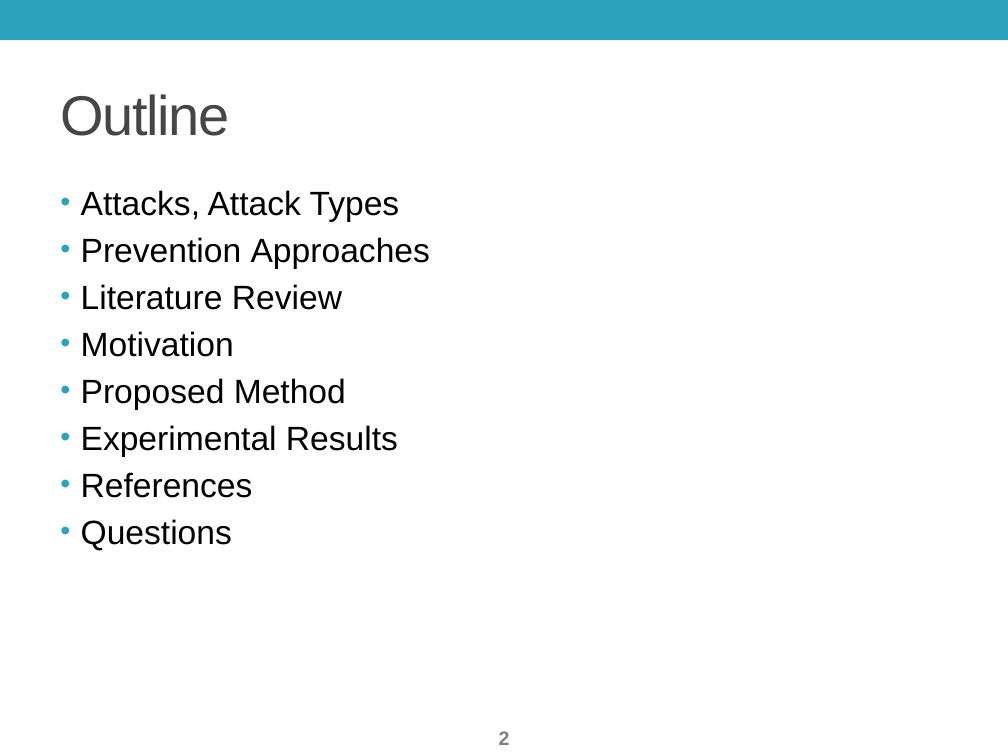
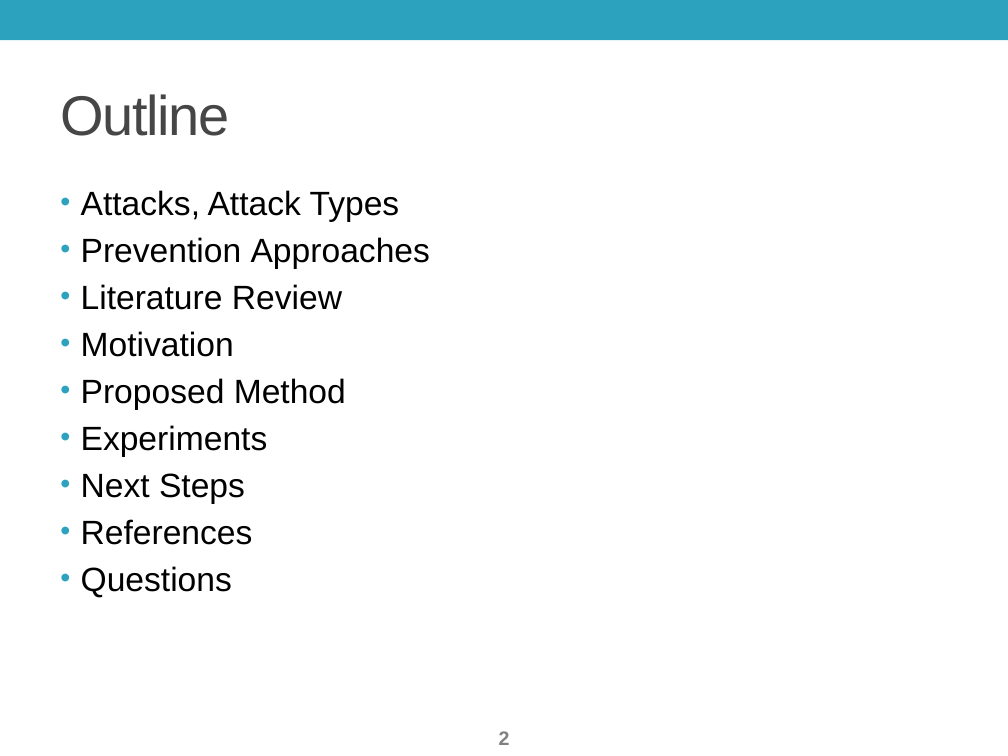
Before and after one commit to onurkocak/IPScore, a slide deck: slide 2 of Presentation/Presentation.pptx. Drawn at 1008x756 pixels with LibreOffice and Linux fonts; fonts in the diff are those of the drawing; background and template pictures are left out. Boxes give left, top, right and bottom in pixels: in the first picture for what was removed or moved away, otherwise in the second. Text is boxed around its words. In the diff, an @@ line names an element or a change of style, - is before the commit and + after.

```diff
--- a/Presentation/Presentation.pptx
+++ b/Presentation/Presentation.pptx
@@ text at bbox=[81, 425, 268, 504]: text changed @@
-• Experimental Results
+• Experiments
+• Next Steps
```
Also in this commit, not shown: 1 other slide changed, 2 slides added.
